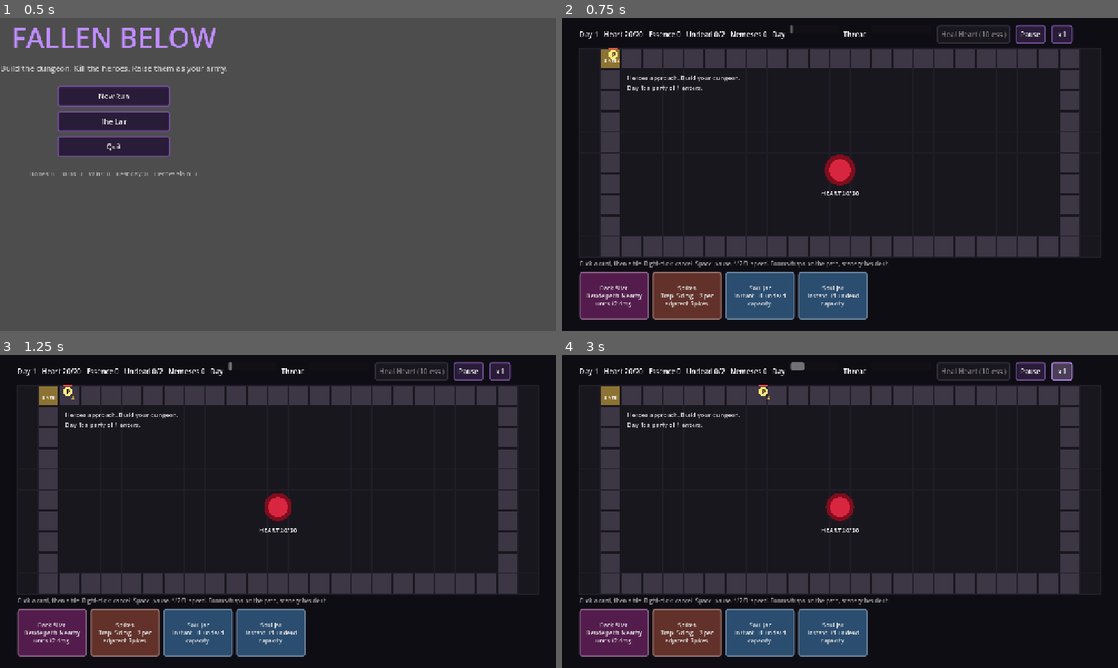
Above: before the commit, frames 1-4 (two rows, left to right).
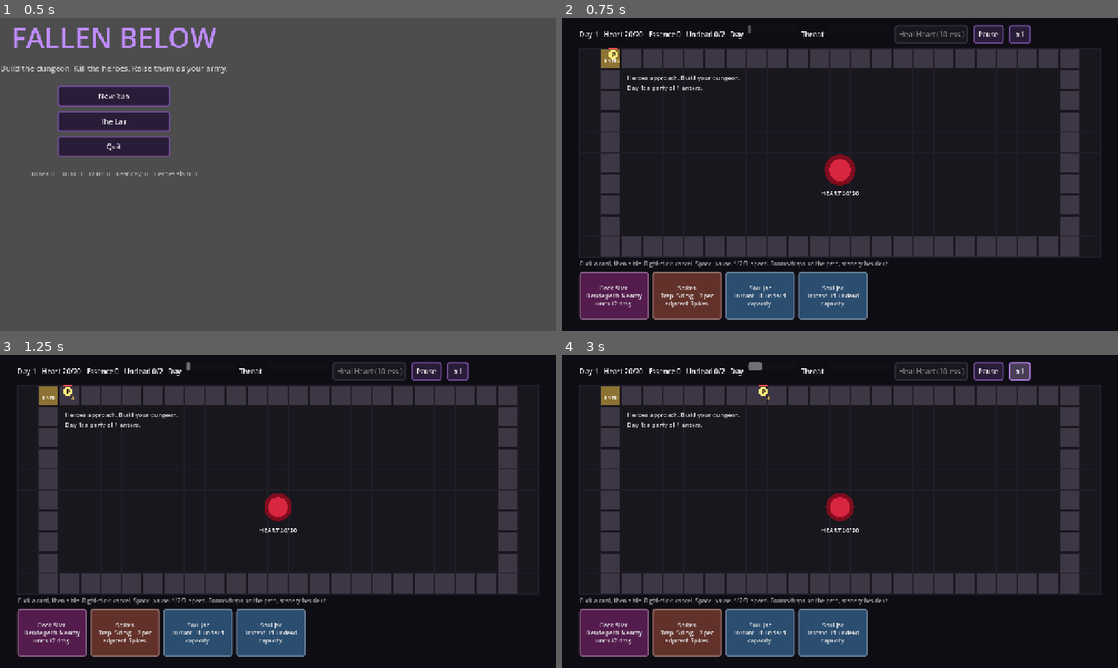
Above: after the commit, the same moments.

Repository: DoctorStrangeSH/Fallen-Below
Game: Godot game, scene res://scenes/main_menu.tscn
The game is run twice, just before and just after one commit, with the same random seed, the same clock (stepped at 60 frames per second) and the same inputs.
Inputs:
- Up to frame 1 (0.5 s): no input
- Up to frame 2 (0.75 s): click "New Run" at 0.5 s
- Up to frame 3 (1.25 s): no input
- Up to frame 4 (3 s): click "x1" at 1.25 s; click "x2" at 2 s; click "x3" at 2.75 s

Frame 1 is identical in both runs. In frame 2, 1.3% of the frame differs, in the area x 30-92%, y 2-9%; in frame 3, 1.3%; in frame 4, 1.5%.

Commit message:
Remove nemesis system for now
Fled heroes simply escape with the gold. GDD marks nemeses as postponed.

Co-Authored-By: Claude Opus 5.5 <noreply@anthropic.com>
Claude-Session: https://claude.ai/code/session_01MWkFZ6ofyZiz9UXtAh7QZ2

Diff:
--- a/scripts/run/run_hud.gd
+++ b/scripts/run/run_hud.gd
@@ -139,8 +139,8 @@
 
 func refresh() -> void:
 	var s = run.state
-	info_label.text = "Day %d   Heart %d/%d   Essence %d   Undead %d/%d   Nemeses %d" % [
-		s.day, s.heart_hp, s.heart_max, s.essence, s.undead_count(), s.jar_cap, s.nemesis_pool.size()]
+	info_label.text = "Day %d   Heart %d/%d   Essence %d   Undead %d/%d" % [
+		s.day, s.heart_hp, s.heart_max, s.essence, s.undead_count(), s.jar_cap]
 	day_bar.value = s.day_timer
 	threat_bar.value = s.threat
 	restore_btn.disabled = s.essence < D.RESTORE_COST or s.heart_hp >= s.heart_max or s.game_over
--- a/scripts/run/run_state.gd
+++ b/scripts/run/run_state.gd
@@ -17,7 +17,6 @@
 
 # actors
 var heroes := []
-var nemesis_pool := []
 var pending_souls := []
 var next_hero_id := 0
 var next_party_id := 0
--- a/scripts/run/run_view.gd
+++ b/scripts/run/run_view.gd
@@ -144,7 +144,7 @@
 		var p := hero_world_pos(h) + Vector2((n % 2) * 14 - 7, (n / 2) * 14 - 10)
 		var is_boss: bool = h["boss"]
 		var rad := 16.0 if is_boss else 10.0
-		if h["nemesis"] or is_boss:
+		if is_boss:
 			draw_circle(p, rad + 3, Color(1, 0.2, 0.2))
 		var col: Color = h["color"]
 		draw_circle(p, rad, col)
--- a/scripts/systems/hero_system.gd
+++ b/scripts/systems/hero_system.gd
@@ -16,7 +16,7 @@
 		"hp": hp, "max_hp": hp, "dmg": base["dmg"] * mult,
 		"speed": base["speed"], "greed": base["greed"], "color": base["color"],
 		"party": party, "pos": 0.0, "delay": idx * 0.8, "loot": 0, "level": 0,
-		"revenge": false, "nemesis": false, "boss": false, "gone": false, "death_tile": 0,
+		"revenge": false, "boss": false, "gone": false, "death_tile": 0,
 		"trait": "",
 	}
 	if s.rng.randf() < D.TRAIT_CHANCE:
@@ -49,16 +49,6 @@
 		var cls: String = D.HERO_CLASSES.keys()[s.rng.randi() % D.HERO_CLASSES.size()]
 		var hero_name: String = D.FIRST_NAMES[s.rng.randi() % D.FIRST_NAMES.size()]
 		make_hero(cls, hero_name, mult, pid, i)
-	if not s.nemesis_pool.is_empty() and s.rng.randf() < 0.6:
-		var nem: Dictionary = s.nemesis_pool.pop_front()
-		var lvl: int = nem["level"]
-		var h := make_hero(nem["cls"], nem["name"], mult * (1.2 + 0.25 * lvl), pid, size)
-		h["nemesis"] = true
-		h["level"] = lvl
-		h["title"] = nem["title"]
-		if nem["trait"] != "" and h["trait"] == "":
-			set_trait(h, nem["trait"])
-		s.add_log("NEMESIS: %s has returned (lvl %d)!" % [s.hero_name(h), lvl])
 	s.add_log("Day %d: a party of %d enters." % [s.day, size])
 
 
@@ -116,8 +106,7 @@
 		return
 	if not h["boss"] and h["loot"] >= D.FLEE_LOOT:
 		remove(h)
-		add_nemesis(h, "the Vengeful")
-		s.add_log("%s escaped with your gold... They will return." % s.hero_name(h))
+		s.add_log("%s escaped with your gold!" % s.hero_name(h))
 
 
 func _on_enter_tile(h: Dictionary, t: int) -> void:
@@ -138,7 +127,6 @@
 		_kill(h)
 	elif h["trait"] == "coward" and not h["boss"] and h["hp"] < h["max_hp"] * 0.3:
 		remove(h)
-		add_nemesis(h, "the Survivor")
 		s.add_log("%s the Coward runs for their life!" % h["name"])
 
 
@@ -173,8 +161,3 @@
 	h["gone"] = true
 	var id: int = h["id"]
 	s.heroes = s.heroes.filter(func(x): return x["id"] != id)
-
-
-func add_nemesis(h: Dictionary, title: String) -> void:
-	s.nemesis_pool.append({"name": h["name"], "cls": h["cls"], "level": int(h["level"]) + 1,
-		"title": title, "trait": h["trait"]})
Not shown, changed: docs/GDD.md
